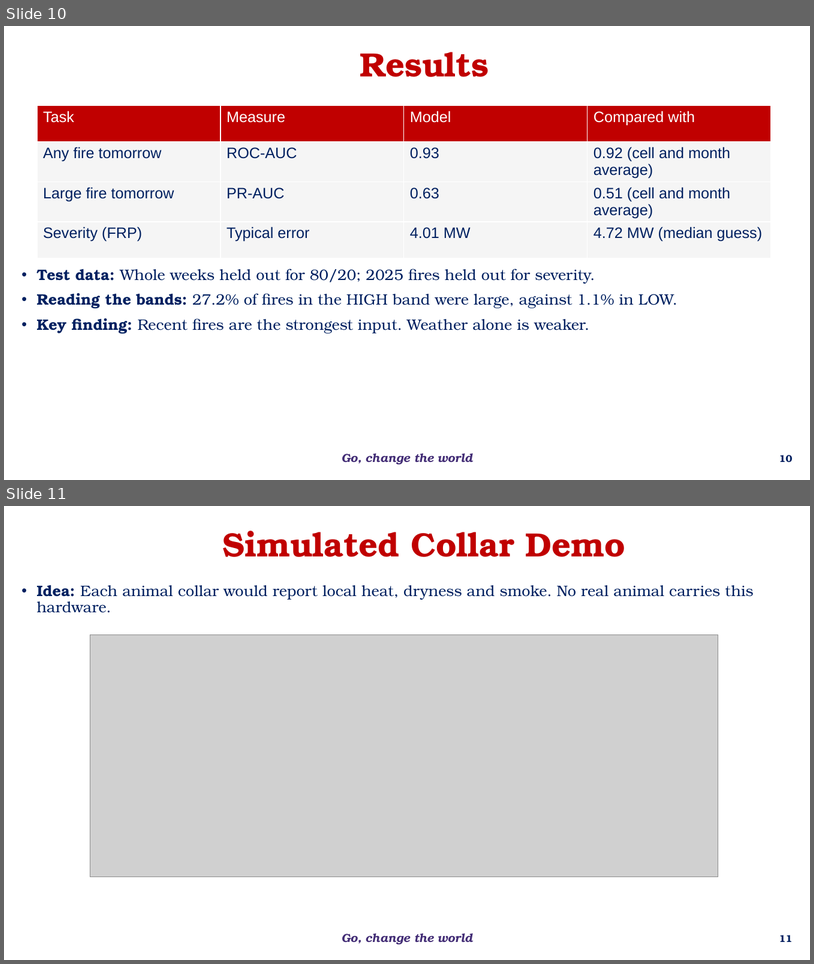
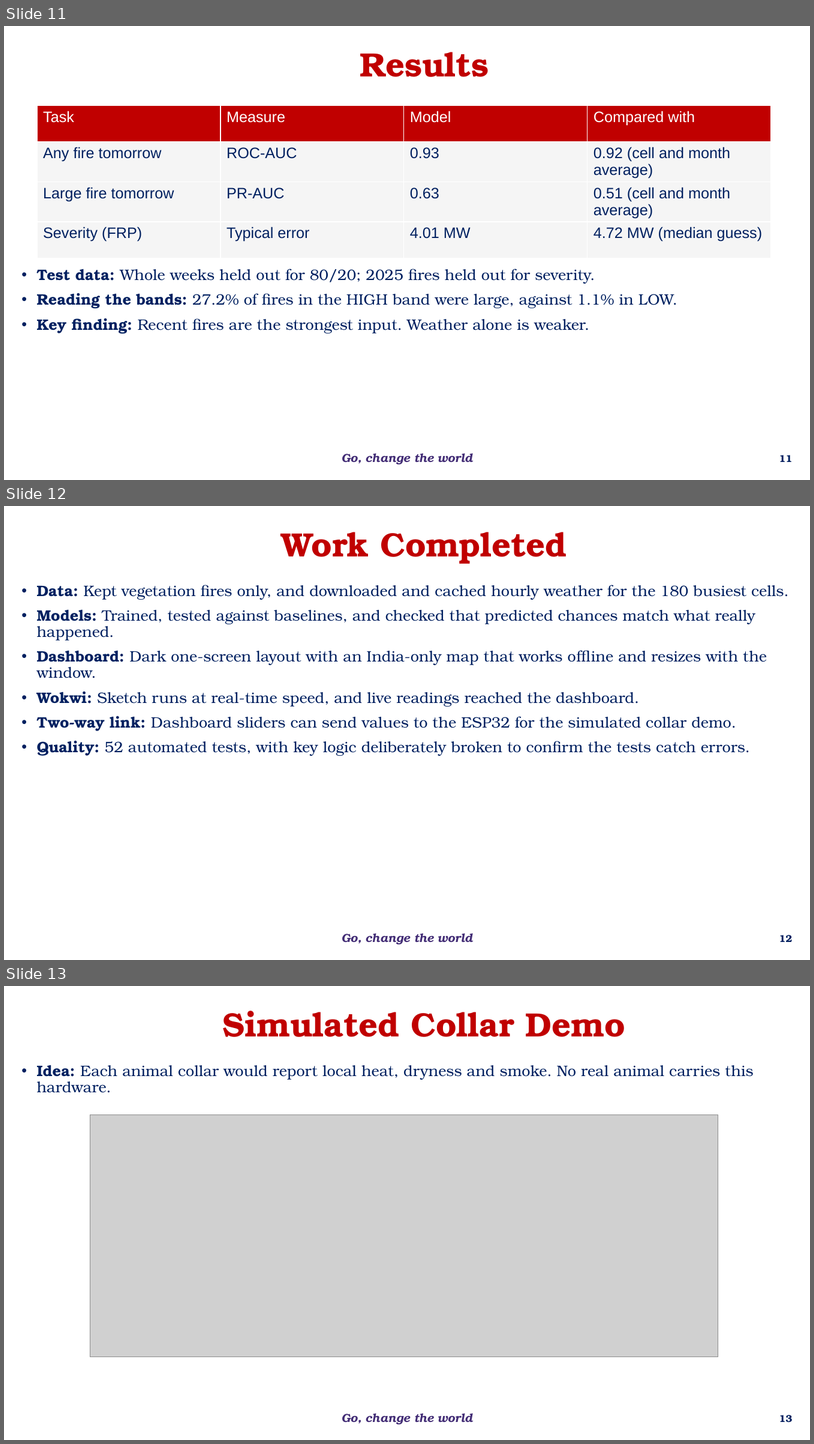
Before and after one commit to bnsama29-cloud/wildfire-estimation-evs, a slide deck: docs/EL_Phase1_Wildfire.pptx. Shown one above the other, each under a label of ours: slides 10 and 11 before the commit, slides 11, 12 and 13 after it. The pictures are 814x964 and 814x1444 pixels, drawn with LibreOffice and Linux fonts; fonts in the diff are those of the drawing; grey boxes stand for pictures; background and template pictures are left out. Boxes give left, top, right and bottom in pixels: in the first picture for what was removed or moved away, otherwise in the second. Text is boxed around its words. In the diff, an @@ line names an element or a change of style, - is before the commit and + after.

```diff
--- a/docs/EL_Phase1_Wildfire.pptx
+++ b/docs/EL_Phase1_Wildfire.pptx
@@ slide 12 added at [4,506,810,960], background #FFFFFF; not listed: 1 template element that a slide beside it also shows @@
@@ rectangle added at [155,516,694,571], fill #FFFFFF, outline #FFFFFF 0.75 pt dashed, 40 pt, text #C00000, bold @@
+Work Completed
@@ text added at [37,585,789,756], 18 pt, text #002060 @@
+• Data: Kept vegetation fires only, and downloaded and cached hourly weather for the 180 busiest cells.
+• Models: Trained, tested against baselines, and checked that predicted chances match what really happened.
+• Dashboard: Dark one-screen layout with an India-only map that works offline and resizes with the window.
+• Wokwi: Sketch runs at real-time speed, and live readings reached the dashboard.
+• Two-way link: Dashboard sliders can send values to the ESP32 for the simulated collar demo.
+• Quality: 52 automated tests, with key logic deliberately broken to confirm the tests catch errors.
@@ page number added at [779,934,792,942], 12 pt, text #002060, bold @@
+12
@@ what was slide 10 is now slide 11 @@
@@ page number at [779,454,792,462]: text changed @@
-10
+11
@@ what was slide 11 is now slide 13 @@
@@ page number at [779,1414,792,1422]: text changed @@
-11
+13
```
Also in this commit, not shown: 1 slide changed, 1 other slide added.
